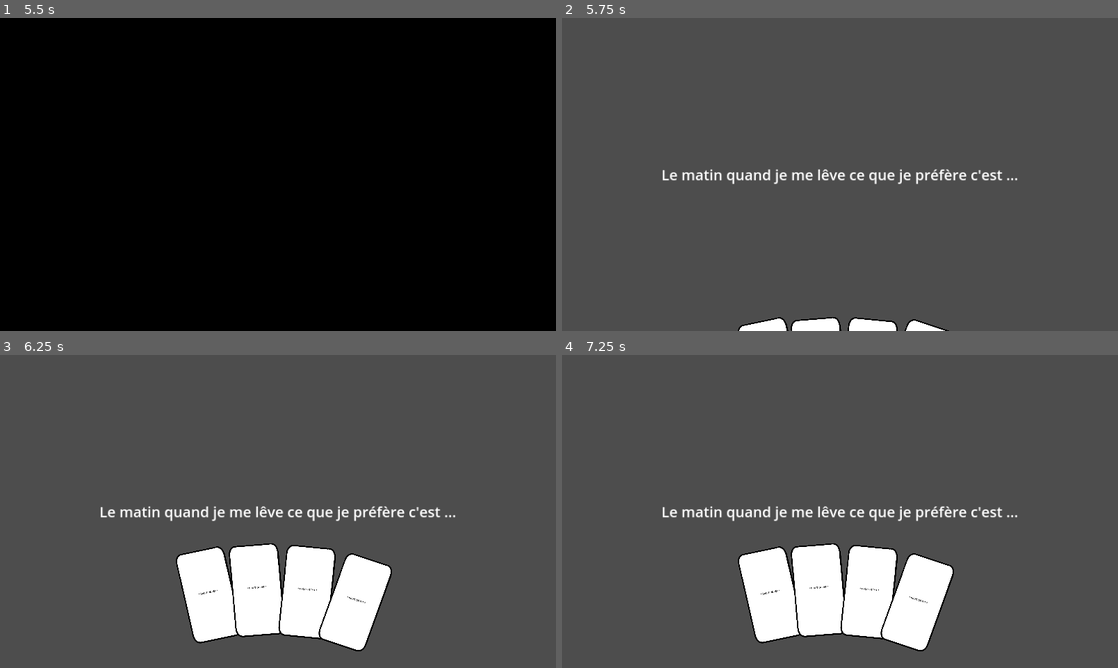
Above: before the commit, frames 1-4 (two rows, left to right).
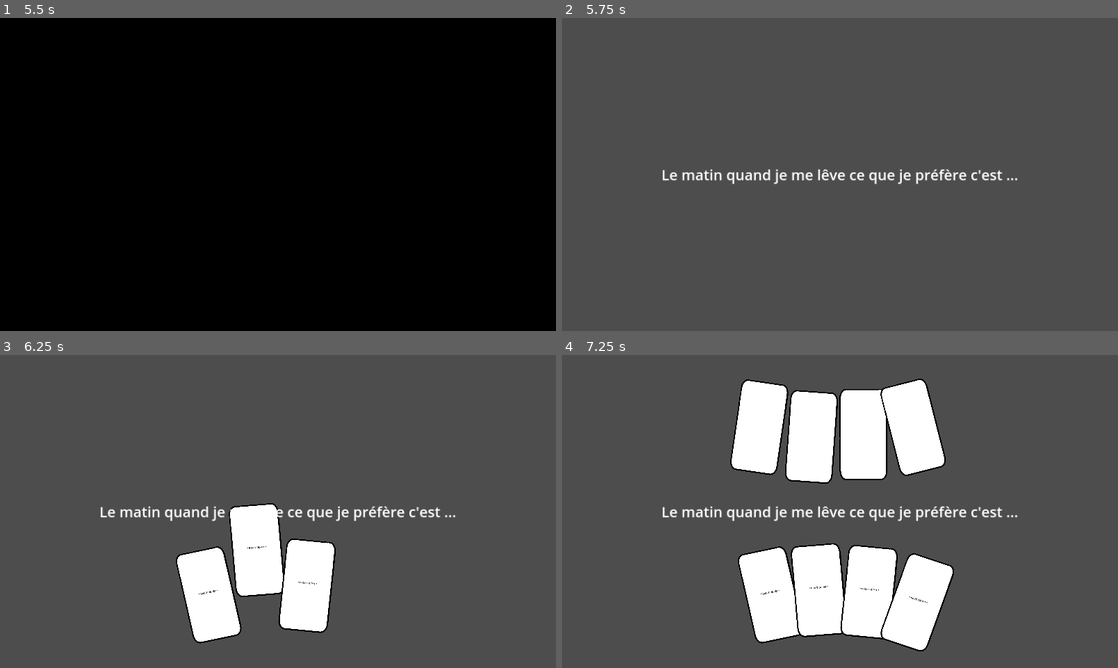
Above: after the commit, the same moments.

Repository: McMaaarty/Crazy-Card-Mania
Game: Godot game, scene res://Scenes/WorldScene.tscn
Two runs of this game, one before a commit and one after it. Both use one fixed random seed, a clock stepped at 60 frames per second and the inputs below.
Inputs (mouse positions are in pixels of both pictures, inside the frame that each line leads up to):
- Up to frame 1 (5.5 s): tap Enter at 0.5, 5 s; move the mouse to (400, 158) at 0.52 s; hold Right (ui_right) 0.53-1.28 s; move the mouse to (166, 190) at 1.27 s; hold Down (ui_down) 1.28-2.03 s; move the mouse to (333, 105) at 2.02 s; hold Right (ui_right) 2.03-2.78 s; move the mouse to (250, 237) at 2.77 s; hold Up (ui_up) 2.78-3.53 s; move the mouse to (444, 221) at 3.52 s; hold Left (ui_left) 3.53-5.03 s; tap Space at 4.25 s; move the mouse to (111, 127) at 4.27 s; move the mouse to (305, 174) at 5.02 s; hold Down (ui_down) from 5.03 s (still down)
- Up to frame 2 (5.75 s): keep holding Down (ui_down)
- Up to frame 3 (6.25 s): move the mouse to (194, 433) at 5.77 s; release Down (ui_down) at 5.78 s; hold Right (ui_right) from 5.78 s (still down)
- Up to frame 4 (7.25 s): move the mouse to (773, 596) at 6.52 s; release Right (ui_right) at 6.53 s; hold Up (ui_up) from 6.53 s (still down)

Frame 1 is identical in both runs. In frame 2, 1.1% of the frame differs, in the area x 31-70%, y 95-100%; in frame 3, 5.5%; in frame 4, 9.9%, in the area x 30-69%, y 7-42%.

Commit message:
Add adversaire et animations

Diff:
--- a/Scenes/BattleArena.tscn
+++ b/Scenes/BattleArena.tscn
@@ -1,16 +1,17 @@
-[gd_scene load_steps=8 format=3 uid="uid://w473dwjglokp"]
+[gd_scene load_steps=11 format=3 uid="uid://w473dwjglokp"]
 
 [ext_resource type="Script" path="res://Scripts/BattleArena.gd" id="1_js77l"]
 [ext_resource type="PackedScene" uid="uid://1ec1jf3x0c83" path="res://Scenes/Objects/Card.tscn" id="2_3l3x1"]
 [ext_resource type="AudioStream" uid="uid://bcxmn80whw8a5" path="res://Assets/Sounds/ReverbFart.mp3" id="4_34jy6"]
 [ext_resource type="PackedScene" uid="uid://cbn41y2brq4g4" path="res://Scenes/Effects/ConfettiPartyEffect.tscn" id="4_bao4m"]
+[ext_resource type="Texture2D" uid="uid://n1vbnvmlv7e3" path="res://Assets/Carte.png" id="5_dbevr"]
 
 [sub_resource type="Animation" id="Animation_mdf07"]
 resource_name = "card_ready_animation"
 
 [sub_resource type="Animation" id="Animation_tb5hw"]
 resource_name = "setup_cards_animation"
-length = 1.5
+length = 2.5
 tracks/0/type = "value"
 tracks/0/imported = false
 tracks/0/enabled = true
@@ -19,7 +20,7 @@
 tracks/0/loop_wrap = true
 tracks/0/keys = {
 "times": PackedFloat32Array(0, 1, 1.3, 1.5),
-"transitions": PackedFloat32Array(1, 1, 1, 1),
+"transitions": PackedFloat32Array(2.82843, 0.406126, 3.03144, 0.378929),
 "update": 0,
 "values": [Vector2(202.255, 750), Vector2(202.255, 393.078), Vector2(202.255, 320), Vector2(202.255, 393.078)]
 }
@@ -30,8 +31,8 @@
 tracks/1/interp = 1
 tracks/1/loop_wrap = true
 tracks/1/keys = {
-"times": PackedFloat32Array(0, 1, 1.3, 1.5),
-"transitions": PackedFloat32Array(1, 1, 1, 1),
+"times": PackedFloat32Array(0.3, 1.3, 1.6, 1.8),
+"transitions": PackedFloat32Array(1.7411, 0.615572, 2.63902, 0.5),
 "update": 0,
 "values": [Vector2(298.213, 750), Vector2(298.213, 383.266), Vector2(298.213, 300), Vector2(298.213, 383.266)]
 }
@@ -42,8 +43,8 @@
 tracks/2/interp = 1
 tracks/2/loop_wrap = true
 tracks/2/keys = {
-"times": PackedFloat32Array(0, 1, 1.3, 1.5),
-"transitions": PackedFloat32Array(1, 1, 1, 1),
+"times": PackedFloat32Array(0.6, 1.6, 1.9, 2.1),
+"transitions": PackedFloat32Array(2.2974, 0.535887, 2.2974, 0.574349),
 "update": 0,
 "values": [Vector2(398.093, 750), Vector2(398.093, 387.164), Vector2(398.093, 300), Vector2(398.093, 387.164)]
 }
@@ -54,8 +55,8 @@
 tracks/3/interp = 1
 tracks/3/loop_wrap = true
 tracks/3/keys = {
-"times": PackedFloat32Array(0, 1, 1.3, 1.5),
-"transitions": PackedFloat32Array(1, 1, 1, 1),
+"times": PackedFloat32Array(1, 2, 2.3, 2.5),
+"transitions": PackedFloat32Array(2.82843, 0.466516, 2.46229, 0.435275),
 "update": 0,
 "values": [Vector2(494.136, 750), Vector2(494.136, 408.855), Vector2(494.136, 320), Vector2(494.136, 408.855)]
 }
@@ -64,6 +65,63 @@
 _data = {
 "card_ready_animation": SubResource("Animation_mdf07"),
 "setup_cards_animation": SubResource("Animation_tb5hw")
+}
+
+[sub_resource type="Animation" id="Animation_bl315"]
+resource_name = "card_ready_animation"
+length = 4.0
+tracks/0/type = "value"
+tracks/0/imported = false
+tracks/0/enabled = true
+tracks/0/path = NodePath("CardAversaire1:position")
+tracks/0/interp = 1
+tracks/0/loop_wrap = true
+tracks/0/keys = {
+"times": PackedFloat32Array(1.8, 2.8, 3.1, 3.4),
+"transitions": PackedFloat32Array(3.24901, 0.535886, 3.03143, 4.2871),
+"update": 0,
+"values": [Vector2(409.038, 113.166), Vector2(409.038, 400), Vector2(409.038, 300), Vector2(409.038, 400)]
+}
+tracks/1/type = "value"
+tracks/1/imported = false
+tracks/1/enabled = true
+tracks/1/path = NodePath("CardAversaire2:position")
+tracks/1/interp = 1
+tracks/1/loop_wrap = true
+tracks/1/keys = {
+"times": PackedFloat32Array(2.1, 3, 3.3, 3.6),
+"transitions": PackedFloat32Array(3.24901, 0.5, 2, 2.2974),
+"update": 0,
+"values": [Vector2(517.038, 128.166), Vector2(517.038, 400), Vector2(517.038, 320), Vector2(517.038, 420)]
+}
+tracks/2/type = "value"
+tracks/2/imported = false
+tracks/2/enabled = true
+tracks/2/path = NodePath("CardAversaire3:position")
+tracks/2/interp = 1
+tracks/2/loop_wrap = true
+tracks/2/keys = {
+"times": PackedFloat32Array(2.4, 3.2, 3.5, 3.8),
+"transitions": PackedFloat32Array(2.63902, 0.615572, 3.24901, 0.435275),
+"update": 0,
+"values": [Vector2(625.038, 133.166), Vector2(625.038, 415), Vector2(625.038, 315), Vector2(625.038, 415)]
+}
+tracks/3/type = "value"
+tracks/3/imported = false
+tracks/3/enabled = true
+tracks/3/path = NodePath("CardAversaire4:position")
+tracks/3/interp = 1
+tracks/3/loop_wrap = true
+tracks/3/keys = {
+"times": PackedFloat32Array(2.7, 3.4, 3.7, 4),
+"transitions": PackedFloat32Array(3.24901, 0.466516, 3.03143, 0.435275),
+"update": 0,
+"values": [Vector2(728.038, 118.166), Vector2(728.038, 400), Vector2(728.038, 300), Vector2(728.038, 400)]
+}
+
+[sub_resource type="AnimationLibrary" id="AnimationLibrary_75063"]
+_data = {
+"card_ready_animation": SubResource("Animation_bl315")
 }
 
 [node name="MarginContainer" type="MarginContainer"]
@@ -87,30 +145,30 @@
 
 [node name="Card1" parent="Node2D" instance=ExtResource("2_3l3x1")]
 offset_left = 202.255
-offset_top = 750.0
+offset_top = 393.078
 offset_right = 289.255
-offset_bottom = 933.001
+offset_bottom = 576.079
 rotation = -0.214561
 
 [node name="Card2" parent="Node2D" instance=ExtResource("2_3l3x1")]
 offset_left = 298.213
-offset_top = 750.0
+offset_top = 383.266
 offset_right = 385.213
-offset_bottom = 933.001
+offset_bottom = 566.267
 rotation = -0.0834168
 
 [node name="Card3" parent="Node2D" instance=ExtResource("2_3l3x1")]
 offset_left = 398.093
-offset_top = 750.0
+offset_top = 387.164
 offset_right = 485.093
-offset_bottom = 933.0
+offset_bottom = 570.164
 rotation = 0.101457
 
 [node name="Card4" parent="Node2D" instance=ExtResource("2_3l3x1")]
 offset_left = 494.136
-offset_top = 750.0
+offset_top = 408.855
 offset_right = 581.137
-offset_bottom = 933.002
+offset_bottom = 591.857
 rotation = 0.335236
 
 [node name="AnimationPlayer" type="AnimationPlayer" parent="Node2D"]
@@ -140,6 +198,39 @@
 [node name="AudioPlayer" type="AudioStreamPlayer2D" parent="."]
 position = Vector2(587, 289)
 stream = ExtResource("4_34jy6")
+
+[node name="NodeAdversaire" type="Node2D" parent="."]
+position = Vector2(2.08165e-12, -250)
+
+[node name="CardAversaire1" type="Sprite2D" parent="NodeAdversaire"]
+position = Vector2(409.038, 400)
+rotation = 0.145469
+scale = Vector2(0.3, 0.3)
+texture = ExtResource("5_dbevr")
+
+[node name="CardAversaire2" type="Sprite2D" parent="NodeAdversaire"]
+position = Vector2(517.038, 420)
+rotation = 0.0731316
+scale = Vector2(0.3, 0.3)
+texture = ExtResource("5_dbevr")
+
+[node name="CardAversaire3" type="Sprite2D" parent="NodeAdversaire"]
+position = Vector2(625.038, 415)
+scale = Vector2(0.3, 0.3)
+texture = ExtResource("5_dbevr")
+
+[node name="CardAversaire4" type="Sprite2D" parent="NodeAdversaire"]
+position = Vector2(728.038, 400)
+rotation = -0.248465
+scale = Vector2(0.3, 0.3)
+texture = ExtResource("5_dbevr")
+
+[node name="AnimationAdversaire" type="AnimationPlayer" parent="NodeAdversaire"]
+autoplay = "card_ready_animation"
+speed_scale = 2.5
+libraries = {
+"": SubResource("AnimationLibrary_75063")
+}
 
 [connection signal="timeout" from="Timer" to="." method="_on_timer_timeout"]
 [connection signal="button_clic" from="Node2D/Card1" to="." method="_on_card_1_button_clic"]
